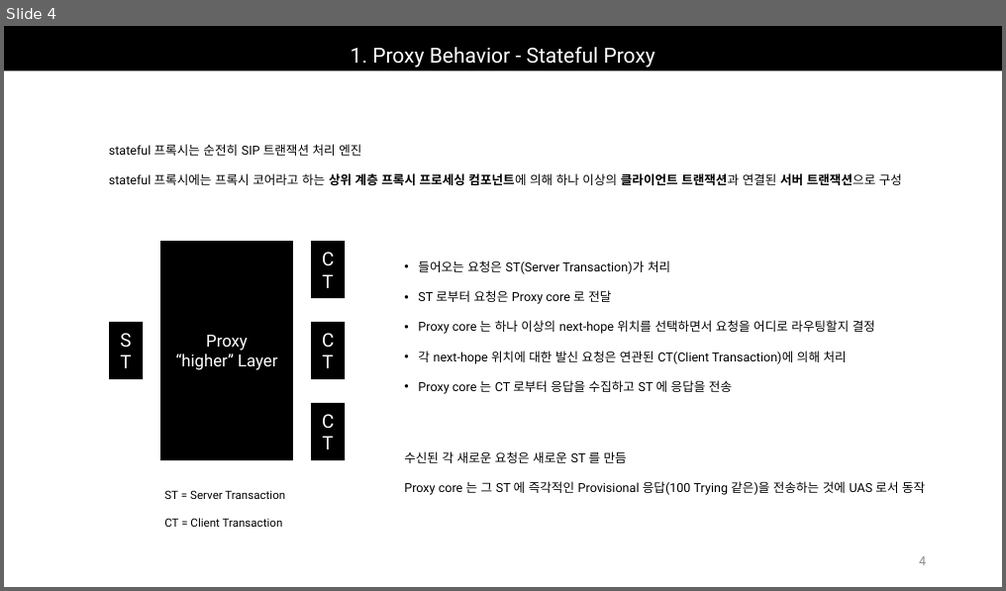
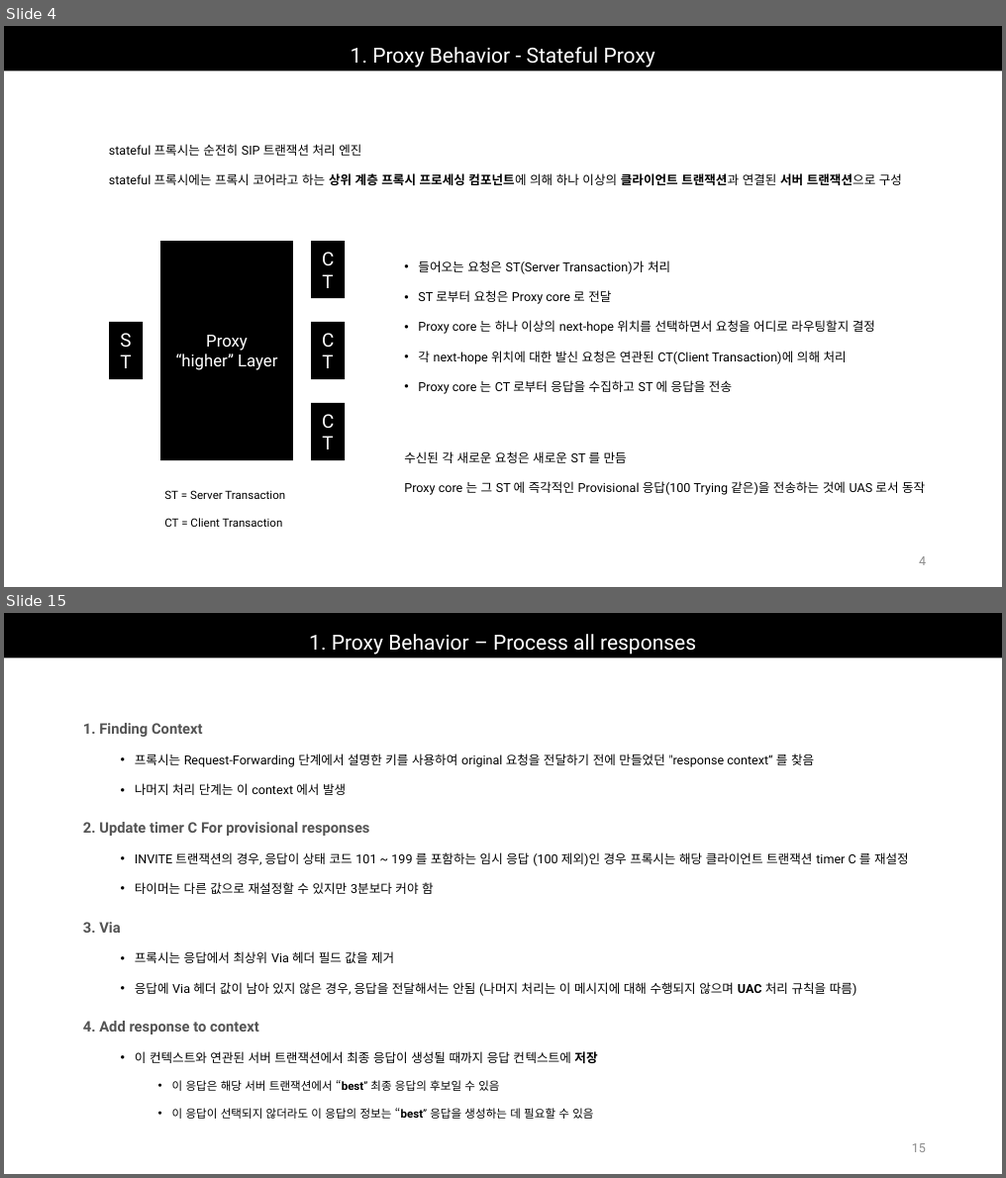
Before and after one commit to Epsilonely/SIP-Survey, a slide deck: 세미나 3차.pptx. Shown one above the other, each under a label of ours: slide 4 before the commit, slides 4 and 15 after it; the slides between them are not shown. The pictures are 1006x591 and 1006x1178 pixels, drawn with LibreOffice and Linux fonts; fonts in the diff are those of the drawing. Boxes give left, top, right and bottom in pixels: in the first picture for what was removed or moved away, otherwise in the second. Text is boxed around its words. In the diff, an @@ line names an element or a change of style, - is before the commit and + after.

```diff
--- a/세미나 3차.pptx
+++ b/세미나 3차.pptx
@@ slide 15 added at bbox=[4, 613, 1002, 1174], background #FFFFFF @@
@@ title added at bbox=[4, 613, 1002, 658], fill #000000, 20 pt, text #FFFFFF @@
+1. Proxy Behavior – Process all responses
@@ text added at bbox=[83, 723, 814, 795], 12 pt, text #000000 @@
+1. Finding Context
+  • 프록시는 Request-Forwarding 단계에서 설명한 키를 사용하여 original 요청을 전달하기 전에 만들었던 "response context“ 를 찾음
+  • 나머지 처리 단계는 이 context 에서 발생
@@ text added at bbox=[83, 822, 909, 894], 12 pt, text #000000 @@
+2. Update timer C For provisional responses
+  • INVITE 트랜잭션의 경우, 응답이 상태 코드 101 ~ 199 를 포함하는 임시 응답 (100 제외)인 경우 프록시는 해당 클라이언트 트랜잭션 timer C 를 재설정
+  • 타이머는 다른 값으로 재설정할 수 있지만 3분보다 커야 함
@@ text added at bbox=[83, 922, 857, 996], 12 pt, text #000000 @@
+3. Via
+  • 프록시는 응답에서 최상위 Via 헤더 필드 값을 제거
+  • 응답에 Via 헤더 값이 남아 있지 않은 경우, 응답을 전달해서는 안됨 (나머지 처리는 이 메시지에 대해 수행되지 않으며 UAC 처리 규칙을 따름)
@@ text added at bbox=[83, 1021, 597, 1119], 11 pt, text #000000 @@
+4. Add response to context
+  • 이 컨텍스트와 연관된 서버 트랜잭션에서 최종 응답이 생성될 때까지 응답 컨텍스트에 저장
+    • 이 응답은 해당 서버 트랜잭션에서 “best” 최종 응답의 후보일 수 있음
+    • 이 응답이 선택되지 않더라도 이 응답의 정보는 “best” 응답을 생성하는 데 필요할 수 있음
@@ page number added at bbox=[912, 1144, 926, 1153], 12 pt, text #8C8C8C @@
+15
```
Also in this commit, not shown: 9 slides changed, 1 other slide added, 1 other file.
